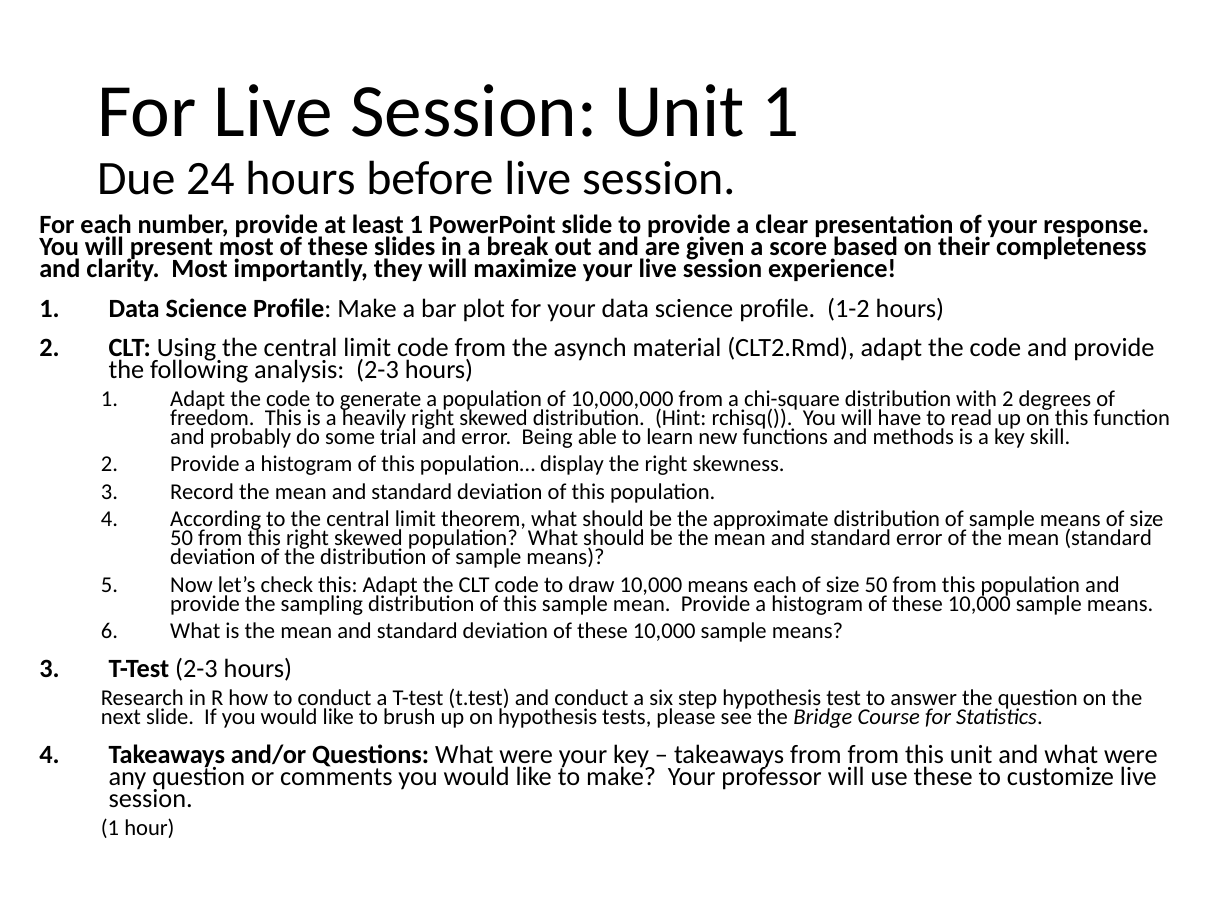
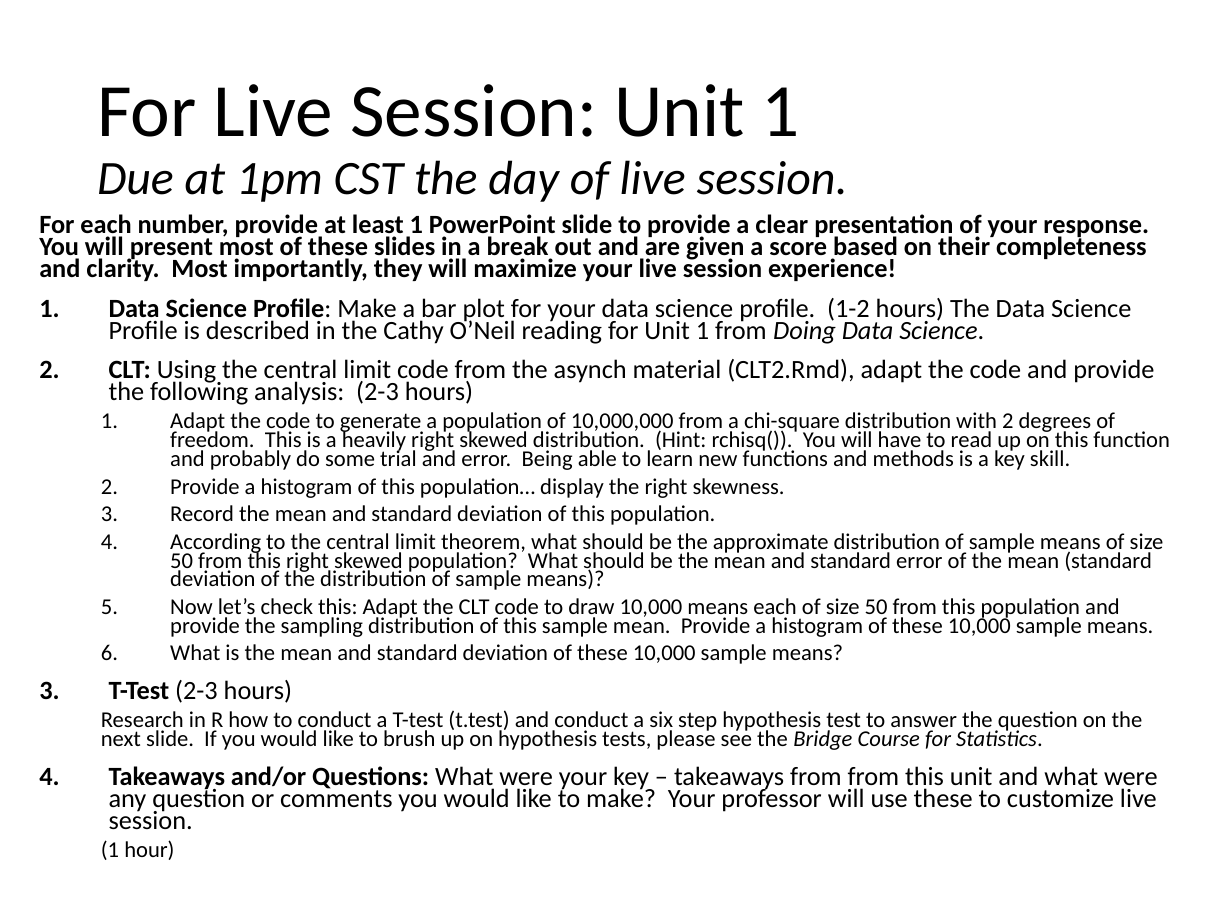
Before and after one commit to BivinSadler/MSDS_6306_Doing-Data-Science, a slide deck: slide 3 of Unit 1/For Live Session Unit 1 DDS Student.pptx. Drawn at 1232x924 pixels with LibreOffice and Linux fonts; fonts in the diff are those of the drawing. Boxes give left, top, right and bottom in pixels: in the first picture for what was removed or moved away, otherwise in the second. Text is boxed around its words. In the diff, an @@ line names an element or a change of style, - is before the commit and + after.

```diff
--- a/Unit 1/For Live Session Unit 1 DDS Student.pptx
+++ b/Unit 1/For Live Session Unit 1 DDS Student.pptx
@@ title at [97, 84, 848, 202]: text changed; italic on @@
-For Live Session: Unit 1
-Due 24 hours before live session.
+For Live Session: Unit 1
+Due at 1pm CST the day of live session.
@@ text at [109, 298, 1131, 344]: text changed @@
-1. Data Science Profile: Make a bar plot for your data science profile. (1-2 hours)
+1. Data Science Profile: Make a bar plot for your data science profile. (1-2 hours) The Data Science Profile is described in the Cathy O’Neil reading for Unit 1 from Doing Data Science.
```
Also in this commit, not shown: 1 other slide changed.
